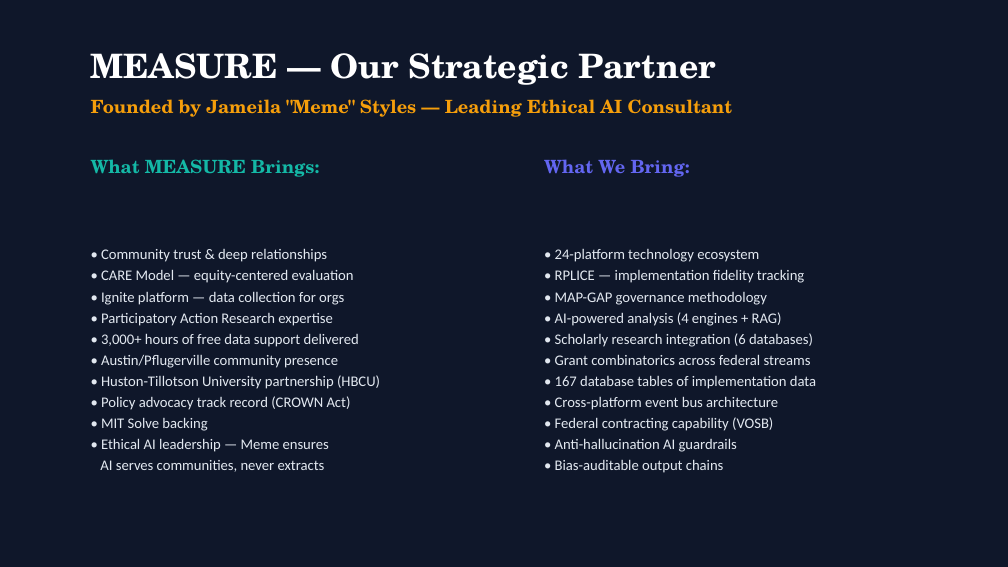
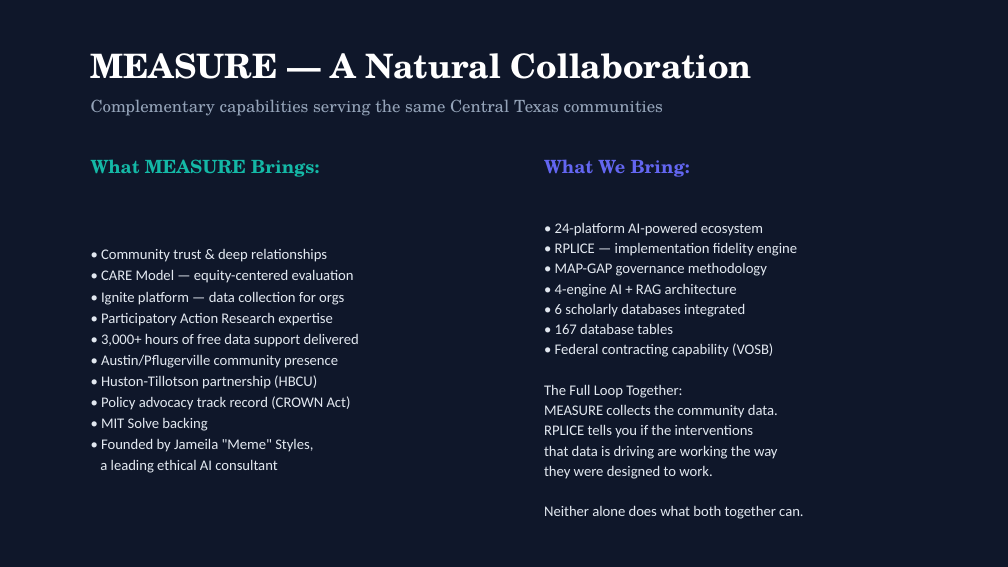
Before and after one commit to mrterryflood-ui/Thriveup, a slide deck: slide 8 of attached_assets/ThriveUp_RPLICE_MEASURE_Improved.pptx (slide 7 before the commit). Drawn at 1008x567 pixels with LibreOffice and Linux fonts; fonts in the diff are those of the drawing. Boxes give left, top, right and bottom in pixels: in the first picture for what was removed or moved away, otherwise in the second. Text is boxed around its words. In the diff, an @@ line names an element or a change of style, - is before the commit and + after.

```diff
--- a/attached_assets/ThriveUp_RPLICE_MEASURE_Improved.pptx
+++ b/attached_assets/ThriveUp_RPLICE_MEASURE_Improved.pptx
@@ text at (91, 53, 752, 79): text changed @@
-MEASURE — Our Strategic Partner
+MEASURE — A Natural Collaboration
@@ text at (91, 99, 663, 116): text changed; size 13 to 12 pt; text colour #F59E0B to #94A3B8; bold off @@
-Founded by Jameila "Meme" Styles — Leading Ethical AI Consultant
+Complementary capabilities serving the same Central Texas communities
@@ text at (555, 223, 797, 256): text changed @@
-• 24-platform technology ecosystem
-• RPLICE — implementation fidelity tracking
+• 24-platform AI-powered ecosystem
+• RPLICE — implementation fidelity engine
@@ text at (555, 263, 773, 357): line spacing 1.2 to 1.15 @@
@@ text at (555, 284, 745, 334): text changed @@
-• AI-powered analysis (4 engines + RAG)
-• Scholarly research integration (6 databases)
-• Grant combinatorics across federal streams
-• 167 database tables of implementation data
-• Cross-platform event bus architecture
+• 4-engine AI + RAG architecture
+• 6 scholarly databases integrated
+• 167 database tables
@@ text at (101, 375, 317, 389): text changed @@
-• Huston-Tillotson University partnership (HBCU)
+• Huston-Tillotson partnership (HBCU)
@@ text at (544, 384, 803, 519): text changed @@
-• Anti-hallucination AI guardrails
-• Bias-auditable output chains
+The Full Loop Together:
+MEASURE collects the community data.
+RPLICE tells you if the interventions
+that data is driving are working the way
+they were designed to work.
+Neither alone does what both together can.
@@ text at (100, 438, 313, 473): text changed @@
-• Ethical AI leadership — Meme ensures
-AI serves communities, never extracts
+• Founded by Jameila "Meme" Styles,
+a leading ethical AI consultant
```
Also in this commit, not shown: 9 other slides changed, 2 slides added, 2 slides removed, 2 other files.
